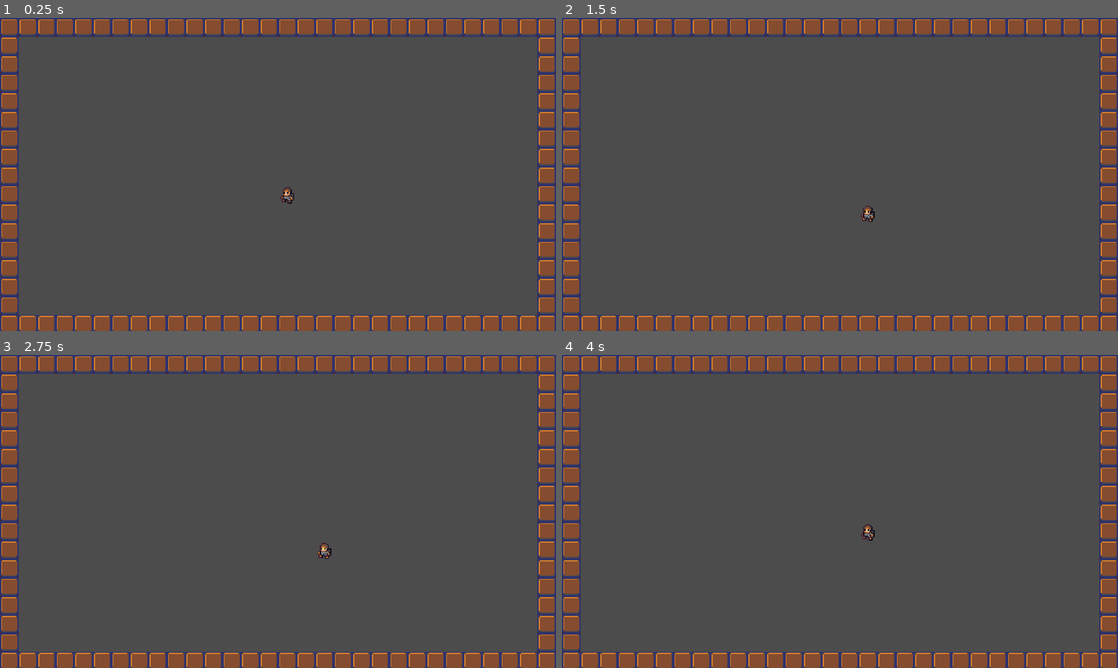
Above: before the commit, frames 1-4 (two rows, left to right).
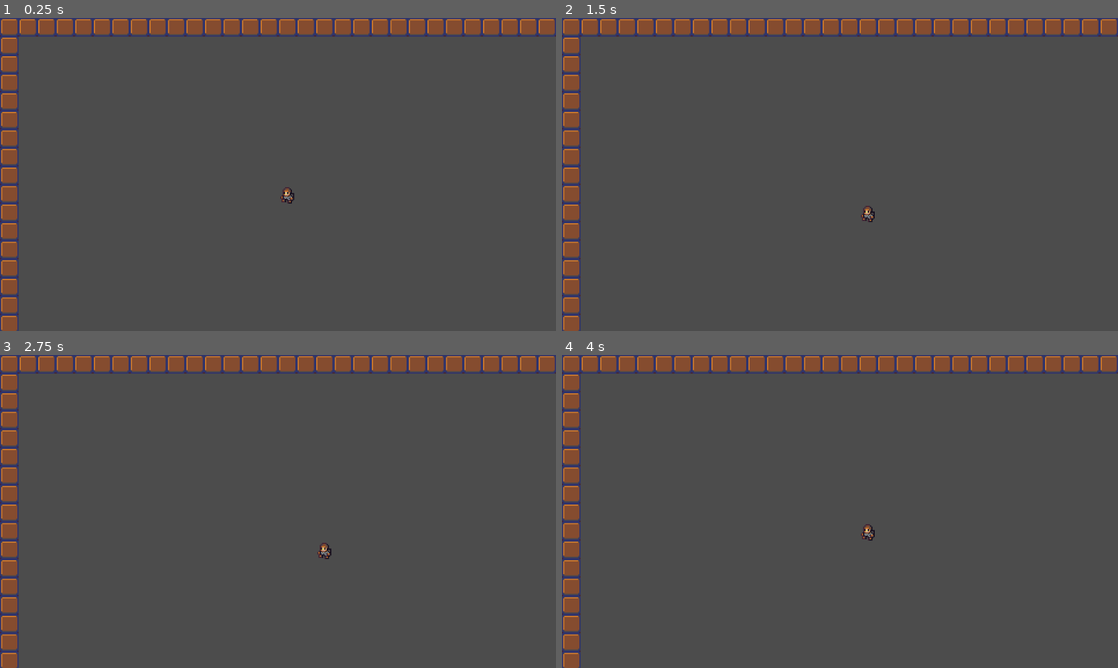
Above: after the commit, the same moments.

Repository: deengames-prototypes/android-roguelike
Game: Godot game, scene res://CoreGame.tscn
Two runs of this game, one before a commit and one after it. Both use one fixed random seed, a clock stepped at 60 frames per second and the inputs below.
Inputs:
- Up to frame 1 (0.25 s): no input
- Up to frame 2 (1.5 s): tap Enter at 0.5 s; hold D (move_right) 0.53-1.28 s; tap Space at 1.25 s; hold S (move_down) from 1.28 s (still down)
- Up to frame 3 (2.75 s): tap Enter at 2 s; release S (move_down) at 2.03 s; hold D (move_right) from 2.03 s (still down)
- Up to frame 4 (4 s): tap Space at 2.75 s; release D (move_right) at 2.78 s; hold W (move_up) 2.78-3.53 s; tap Enter at 3.5 s; hold A (move_left) from 3.53 s (still down)

The runs differ from the first frame. In frame 1, 8.2% of the frame differs, in the area x 0-100%, y 0-100%; in frame 2, 8.2%; in frame 3, 8.2%; in frame 4, 8.2%.

Commit message:
Bigger map, stretch to viewport, ui in new canvas

Diff:
--- a/src/Constants.gd
+++ b/src/Constants.gd
@@ -1,5 +1,5 @@
 extends Node
 
 # extract into a config.json file? godot's ConfigFile?
-const TILES_WIDE = 30
-const TILES_HIGH = 17
+const TILES_WIDE = 60
+const TILES_HIGH = 34
--- a/src/CoreGame.tscn
+++ b/src/CoreGame.tscn
@@ -20,5 +20,7 @@
 format = 1
 tile_data = PoolIntArray( 524303, 0, 0 )
 
-[node name="DPad" parent="." instance=ExtResource( 4 )]
-position = Vector2( 123.643, 170.573 )
+[node name="UI" type="CanvasLayer" parent="."]
+
+[node name="DPad" parent="UI" instance=ExtResource( 4 )]
+position = Vector2( 77.5626, 303.602 )
--- a/src/Scenes/DPad.tscn
+++ b/src/Scenes/DPad.tscn
@@ -28,7 +28,7 @@
 
 [node name="Left" type="TouchScreenButton" parent="."]
 position = Vector2( 0, 128 )
-rotation = 4.71239
+rotation = -1.5708
 normal = ExtResource( 1 )
 action = "move_left"
 visibility_mode = 1
--- a/src/project.godot
+++ b/src/project.godot
@@ -27,7 +27,8 @@
 
 window/size/width=960
 window/size/height=540
-window/stretch/mode="2d"
+window/handheld/orientation="sensor_landscape"
+window/stretch/mode="viewport"
 window/stretch/aspect="keep"
 
 [input]
